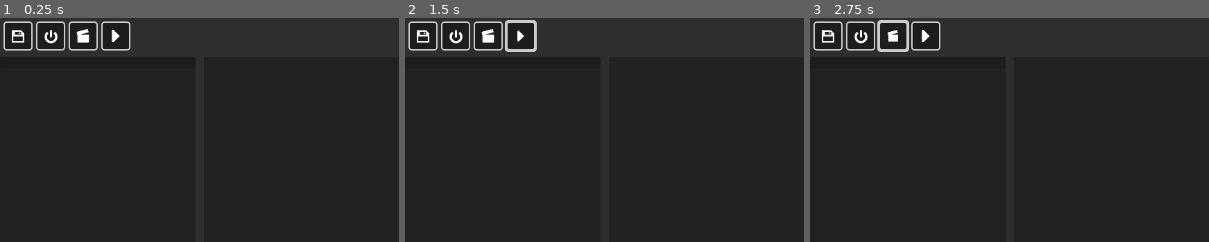
Above: before the commit, frames 1-3 (left to right).
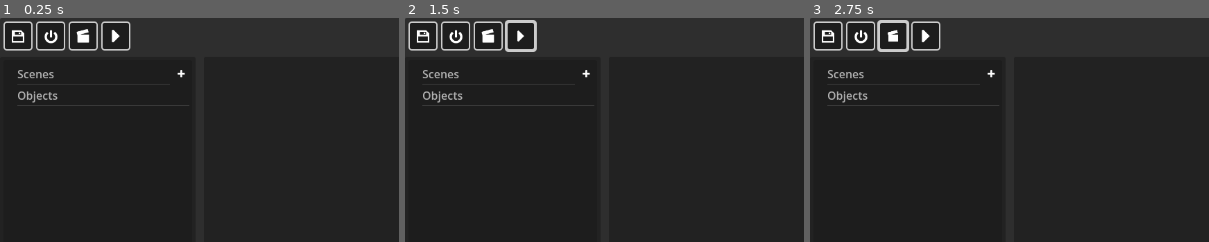
Above: after the commit, the same moments.

Repository: Ji-Xpress/ji-xpress
Game: Godot game, scene res://main_ui.tscn
The game is run twice, just before and just after one commit, with the same random seed, the same clock (stepped at 60 frames per second) and the same inputs. This scene is started directly instead of the project's main scene.
Inputs (mouse positions are % of the whole screen's width and height, from its top left):
- Up to frame 1 (0.25 s): no input
- Up to frame 2 (1.5 s): click (10, 4) at 0.5 s; click (14, 4) at 1.25 s
- Up to frame 3 (2.75 s): click (10, 4) at 2 s
The pictures show only the part of the screen within x 0-50%, y 0-50%; the shares and areas given below are measured in that part.

The runs differ from the first frame. In frame 1, 0.4% of the frame differs, in the area x 4-47%, y 23-38%; in frame 2, 0.4%; in frame 3, 0.4%.

Commit message:
Structure the Tree Control's foundation

Diff:
--- a/ui/project_tree_ui.gd
+++ b/ui/project_tree_ui.gd
@@ -1,11 +1,35 @@
 extends Control
 
-@onready var tree: Tree = $PanelContainer/VBoxContainer/ScrollContainer/Tree
+# Tree node reference
+@onready var tree: Tree = $PanelContainer/VBoxContainer/MarginContainer/ScrollContainer/Tree
+
+# Icons for tree items
+@export var add_icon_texture: Texture2D
+@export var delete_icon_texture: Texture2D
+
+# Tree items references
+var root_tree_item: TreeItem = null
+var scenes_tree_root_item: TreeItem = null
+var objects_tree_root_item: TreeItem = null
 
 
 # Called when the node enters the scene tree for the first time.
 func _ready():
-	pass # Replace with function body.
+	# Hide the root element
+	tree.hide_root = true
+
+	# Create the root element
+	root_tree_item = tree.create_item()
+
+	# Create root subitems
+	scenes_tree_root_item = tree.create_item(root_tree_item)
+	objects_tree_root_item = tree.create_item(root_tree_item)
+
+	# Set text for the tree items
+	scenes_tree_root_item.set_text(0, "Scenes")
+	objects_tree_root_item.set_text(0, "Objects")
+
+	scenes_tree_root_item.add_button(0, add_icon_texture)
 
 
 # Called every frame. 'delta' is the elapsed time since the previous frame.
--- a/ui/project_tree_ui.tscn
+++ b/ui/project_tree_ui.tscn
@@ -1,6 +1,8 @@
-[gd_scene load_steps=2 format=3 uid="uid://csdd3cuagwfma"]
+[gd_scene load_steps=4 format=3 uid="uid://csdd3cuagwfma"]
 
 [ext_resource type="Script" path="res://ui/project_tree_ui.gd" id="1_ct0lo"]
+[ext_resource type="Texture2D" uid="uid://c1fd7svh1tldq" path="res://assets/icons_16/plus.png" id="2_4y56p"]
+[ext_resource type="Texture2D" uid="uid://o8hc2f33noqw" path="res://assets/icons_16/minus.png" id="3_emoi3"]
 
 [node name="ProjectTreeUI" type="Control"]
 layout_mode = 3
@@ -10,6 +12,8 @@
 grow_horizontal = 2
 grow_vertical = 2
 script = ExtResource("1_ct0lo")
+add_icon_texture = ExtResource("2_4y56p")
+delete_icon_texture = ExtResource("3_emoi3")
 
 [node name="PanelContainer" type="PanelContainer" parent="."]
 layout_mode = 1
@@ -38,10 +42,19 @@
 layout_mode = 2
 text = "Button"
 
-[node name="ScrollContainer" type="ScrollContainer" parent="PanelContainer/VBoxContainer"]
+[node name="MarginContainer" type="MarginContainer" parent="PanelContainer/VBoxContainer"]
+layout_mode = 2
+size_flags_vertical = 3
+theme_override_constants/margin_left = 5
+theme_override_constants/margin_top = 5
+theme_override_constants/margin_right = 5
+theme_override_constants/margin_bottom = 5
+
+[node name="ScrollContainer" type="ScrollContainer" parent="PanelContainer/VBoxContainer/MarginContainer"]
 layout_mode = 2
 size_flags_vertical = 3
 
-[node name="Tree" type="Tree" parent="PanelContainer/VBoxContainer/ScrollContainer"]
+[node name="Tree" type="Tree" parent="PanelContainer/VBoxContainer/MarginContainer/ScrollContainer"]
 layout_mode = 2
 size_flags_horizontal = 3
+size_flags_vertical = 3
Binary file added: assets/icons_16/arrowDown.png
Not shown, added: assets/icons_16/arrowDown.png.import
Binary file added: assets/icons_16/arrowLeft.png
Not shown, added: assets/icons_16/arrowLeft.png.import
Binary file added: assets/icons_16/arrowRight.png
Not shown, added: assets/icons_16/arrowRight.png.import
Binary file added: assets/icons_16/arrowUp.png
Not shown, added: assets/icons_16/arrowUp.png.import
Binary file added: assets/icons_16/audioOff.png
Not shown, added: assets/icons_16/audioOff.png.import
Binary file added: assets/icons_16/audioOn.png
Not shown, added: assets/icons_16/audioOn.png.import
(and 198 more such lines)
